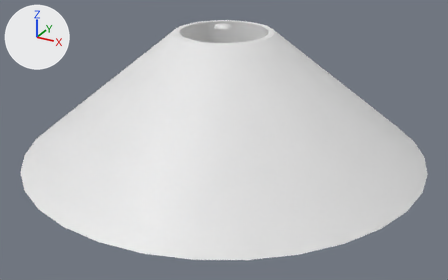
Renders of the Blender file Assets/Levels/Volcano Escape/Assets/volcano stage dion spirits 2025.blend from each side of a commit.
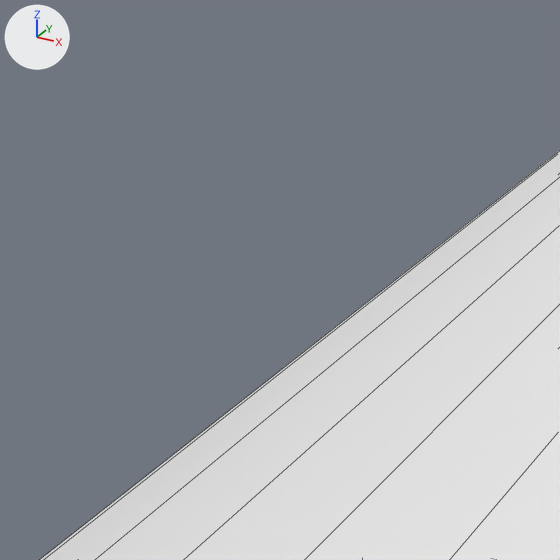
Each version is shown whole from a 50 mm camera at (115.1, -209.4, 112.7) aimed at (1.5, -2.7, 9.4), then close up on the part from 13% to 29% of the width and 16% to 41% of the height. The lights are fixed; the arrows at upper left show +X, +Y and +Z. The first two pictures are the older version. The close-ups show mesh edges as thin lines.
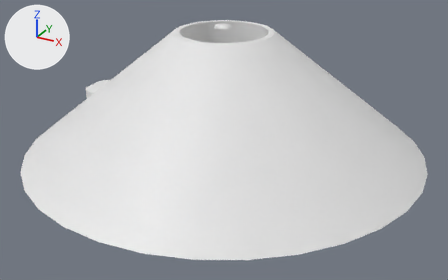
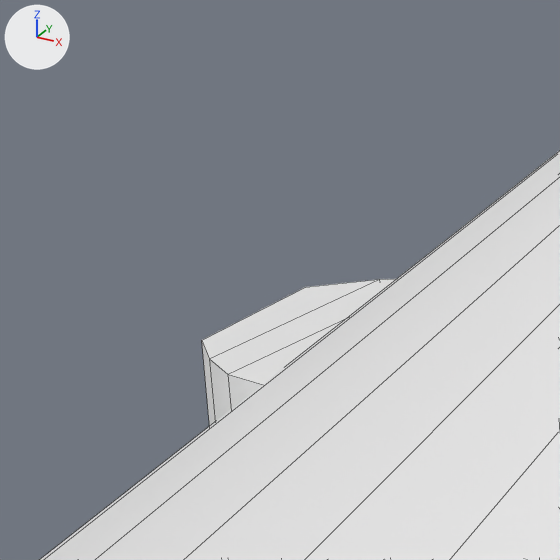
What differs and where, as boxes [x1, y1, x2, y2] in the close-ups (560 x 560 px):
part 1 of me_cylinder, built on
    after: [202, 279, 396, 425]

The change, as a diff of the scene's bpy script:
```diff
--- a/Assets/Levels/Volcano Escape/Assets/volcano stage dion spirits 2025.blend.py
+++ b/Assets/Levels/Volcano Escape/Assets/volcano stage dion spirits 2025.blend.py
@@ me_cylinder @@
 # used by ob_cylinder; location = (0.0, 0.0, 29.27); scale = (82.2, 82.2, 24.9)
-me_cylinder.from_pydata(...)  # 196 vertices, 165 faces; spans x -1.0..1.0, y -1.0..1.0, z -2.14..1.0
+me_cylinder.from_pydata(...)  # 224 vertices, 193 faces; spans x -1.0..1.0, y -1.0..1.0, z -2.14..1.0
+# me_cylinder part 1
+# 1 face is deleted
+# 4 vertices in x -0.72..-0.71, y -0.09..-0.05, z -0.92..-0.69 move by (0.23, 0.03, -0.01)
+# 14 vertices are added at x -0.79..-0.58, y -0.17..0.08, z -0.92
+# 14 new vertices lie (0.0, 0.0, 0.69) away from vertices in x -0.79..-0.58, y -0.17..0.08, z -0.92
+# 29 new faces join them
```
